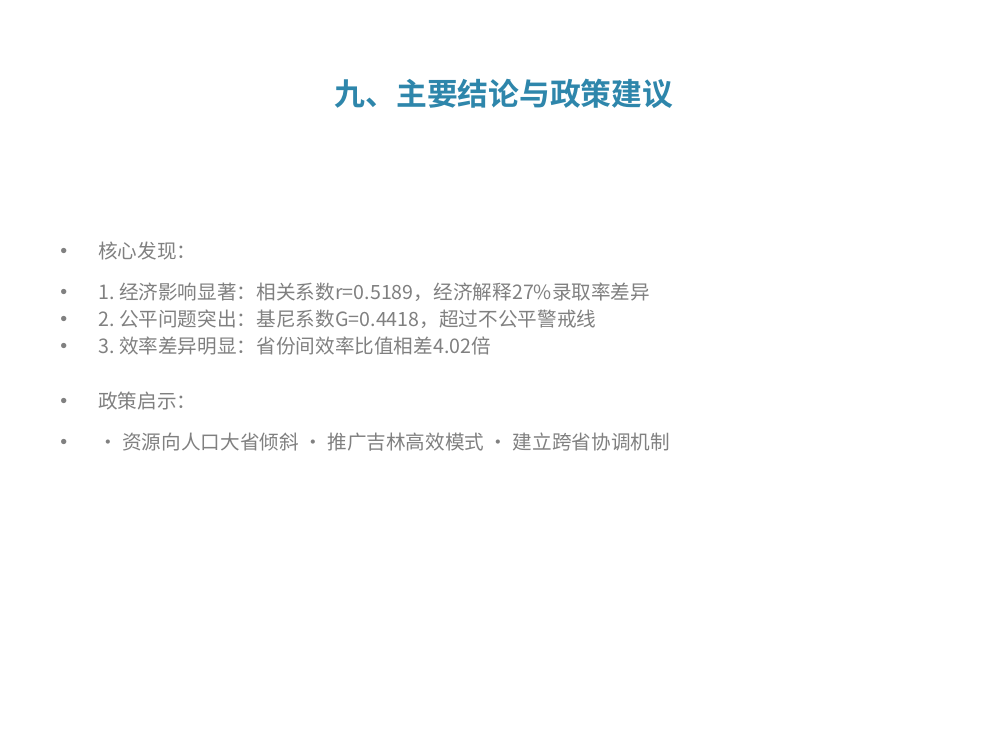
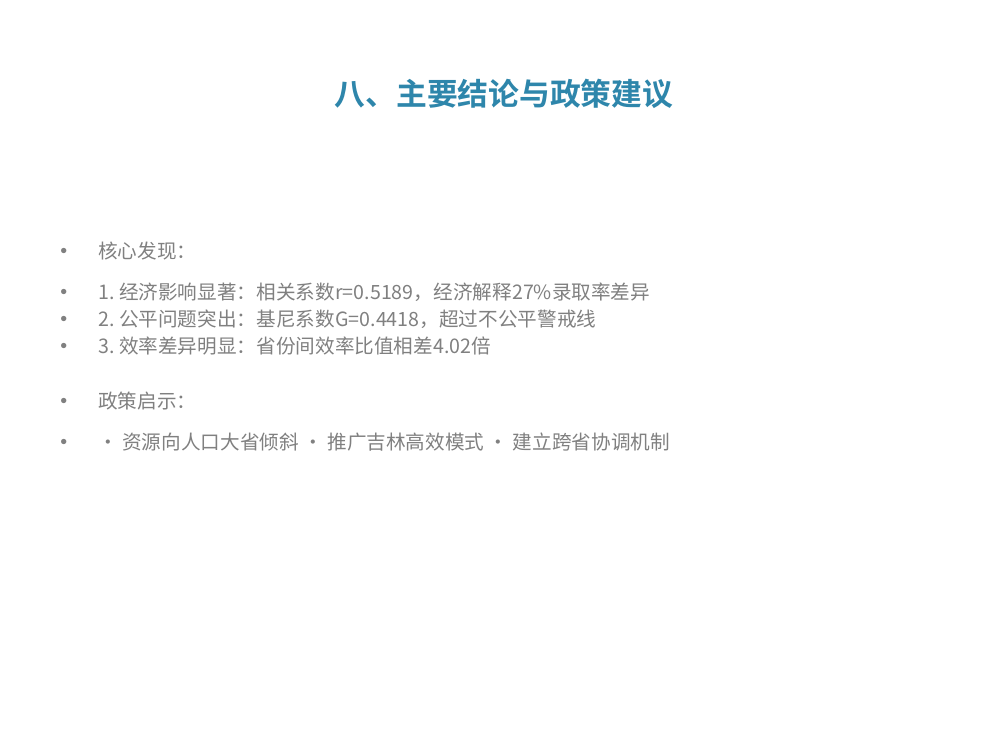
Before and after one commit to Tequlia-Hermit/DaSE-Introduction-, a slide deck: slide 9 of 教育经济分析_期末大作业.pptx. Drawn at 1008x756 pixels with LibreOffice and Linux fonts; fonts in the diff are those of the drawing. Boxes give left, top, right and bottom in pixels: in the first picture for what was removed or moved away, otherwise in the second. Text is boxed around its words. In the diff, an @@ line names an element or a change of style, - is before the commit and + after.

```diff
--- a/教育经济分析_期末大作业.pptx
+++ b/教育经济分析_期末大作业.pptx
@@ title at <box>335,78,673,108</box>: text changed @@
-九、主要结论与政策建议
+八、主要结论与政策建议
```
Also in this commit, not shown: 7 other slides changed, 7 other files.
